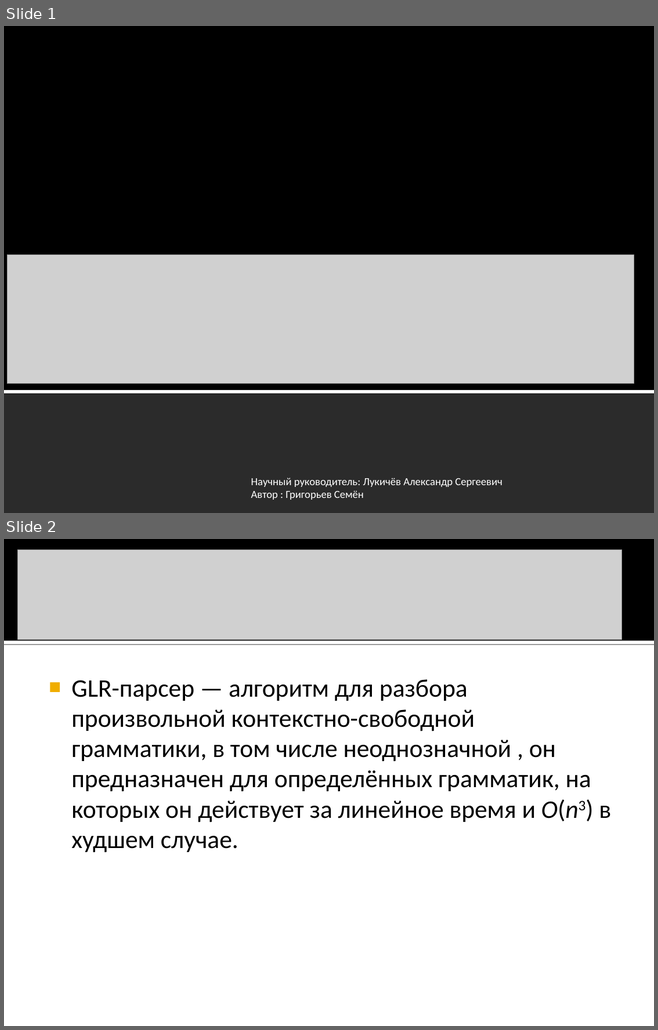
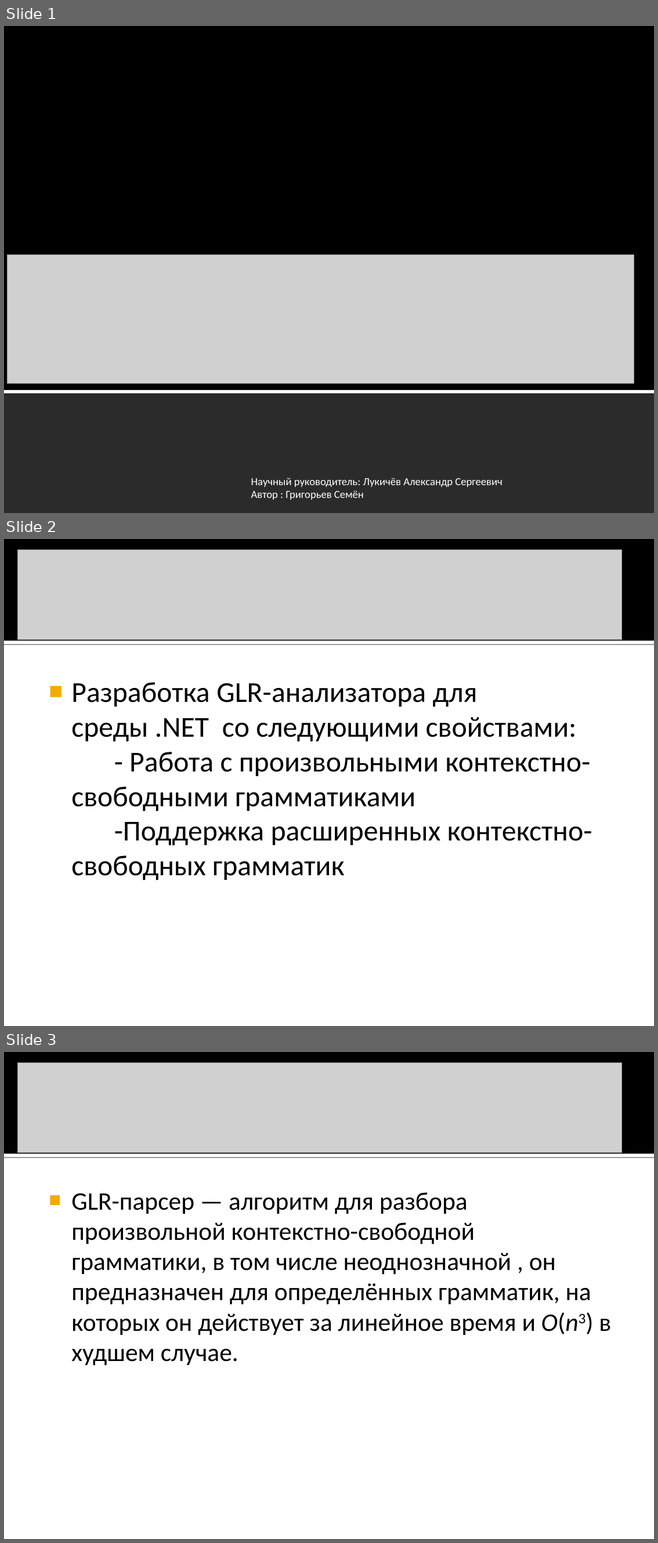
Before and after one commit to YaccConstructor/YaccConstructor, a slide deck: Docs/Отчёт/Презентация/GLR - презентация.ppt. Shown one above the other, each under a label of ours: slides 1 and 2 before the commit, slides 1, 2 and 3 after it. The pictures are 658x1030 and 658x1543 pixels, drawn with LibreOffice and Linux fonts; fonts in the diff are those of the drawing; grey boxes stand for pictures; background and template pictures are left out; a plain dark background stands for a picture behind light text. Boxes give left, top, right and bottom in pixels: in the first picture for what was removed or moved away, otherwise in the second. Text is boxed around its words. In the diff, an @@ line names an element or a change of style, - is before the commit and + after.

```diff
--- a/Docs/Отчёт/Презентация/GLR - презентация.ppt
+++ b/Docs/Отчёт/Презентация/GLR - презентация.ppt
@@ slide 2 added at (4,539,654,1026), background #FFFFFF; not listed: 2 template elements that a slide beside it also shows @@
@@ picture added at (18,550,622,640) @@
@@ text added at (71,682,592,881), 32 pt, text #000000 @@
+■ Разработка GLR-анализатора для среды .NET со следующими свойствами:
+- Работа с произвольными контекстно-свободными грамматиками
+-Поддержка расширенных контекстно-свободных грамматик
@@ what was slide 2 is now slide 3 @@
```
Also in this commit, not shown: 1 slide removed, 17 other files.
